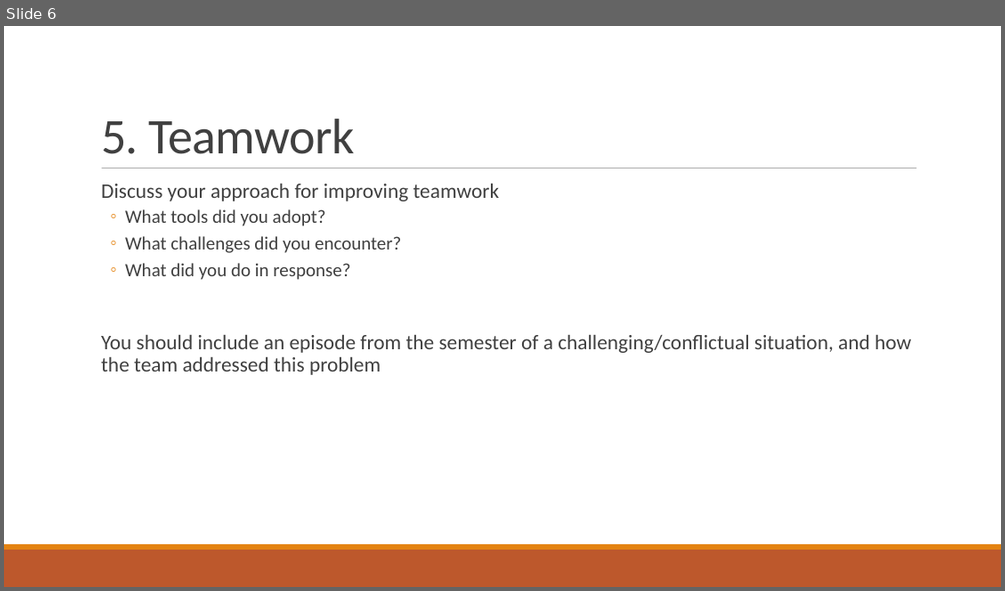
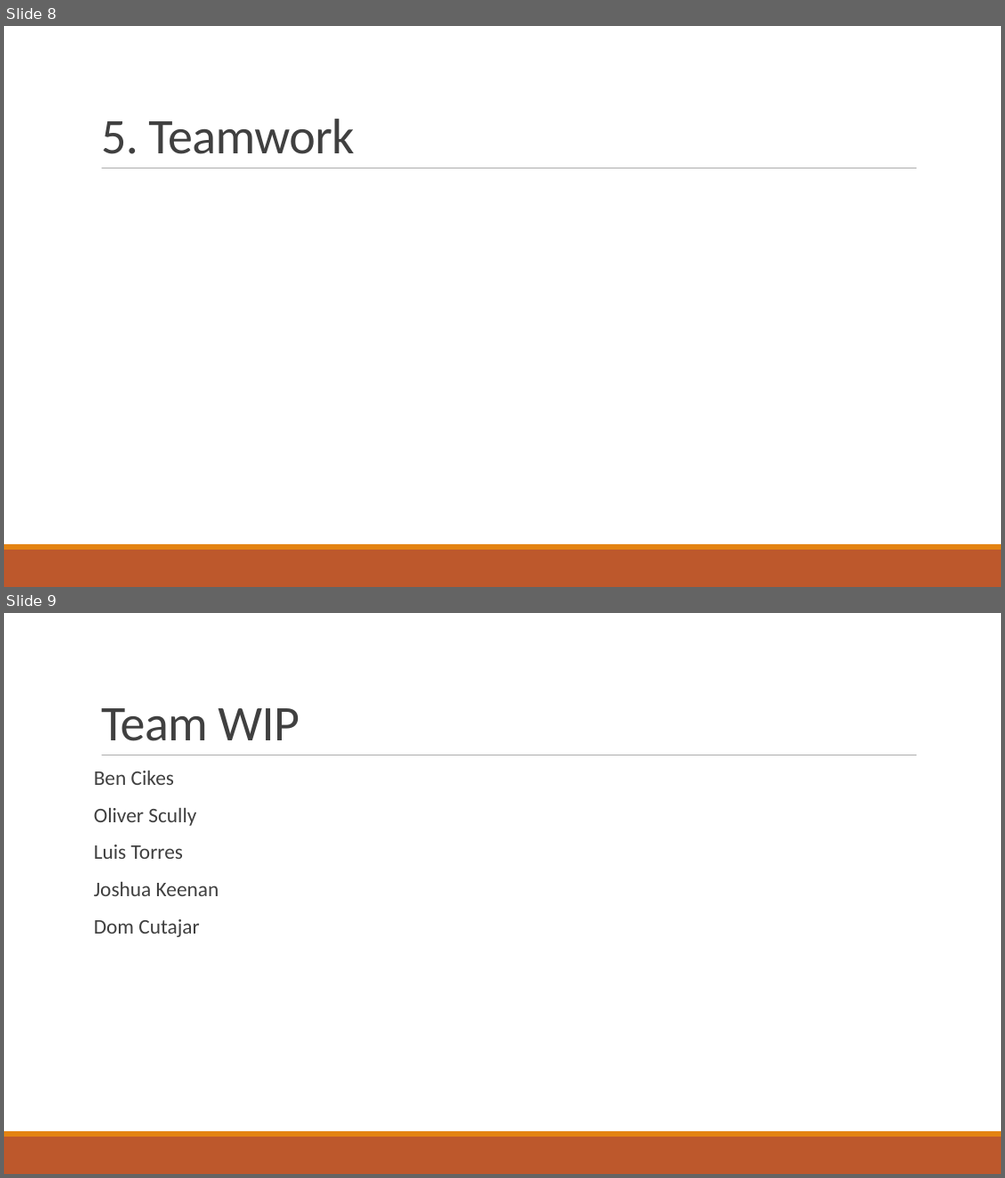
Before and after one commit to LagMechanic/CAB302_WIP, a slide deck: Documents/Presentation.pptx. Shown one above the other, each under a label of ours: slide 6 before the commit, slides 8 and 9 after it. The pictures are 1005x591 and 1005x1178 pixels, drawn with LibreOffice and Linux fonts; fonts in the diff are those of the drawing. Boxes give left, top, right and bottom in pixels: in the first picture for what was removed or moved away, otherwise in the second. Text is boxed around its words. In the diff, an @@ line names an element or a change of style, - is before the commit and + after.

```diff
--- a/Documents/Presentation.pptx
+++ b/Documents/Presentation.pptx
@@ slide 9 added at box(4, 613, 1001, 1174), background #FFFFFF; not listed: 3 template elements that a slide beside it also shows @@
@@ title added at box(101, 708, 299, 741), 48 pt, text #404040 @@
+Team WIP
@@ text added at box(94, 771, 219, 937), 20 pt, text #404040 @@
+Ben Cikes
+Oliver Scully
+Luis Torres
+Joshua Keenan
+Dom Cutajar
@@ what was slide 6 is now slide 8 @@
@@ slide 8 changed as well @@
@@ text removed at box(101, 184, 911, 375) @@
-  Discuss your approach for improving teamwork
-  ◦ What tools did you adopt?
-  ◦ What challenges did you encounter?
-  ◦ What did you do in response?
-  You should include an episode from the semester of a challenging/conflictual situation, and how the team addressed this problem
```
Also in this commit, not shown: 5 other slides changed, 2 other slides added, 1 slide removed.
